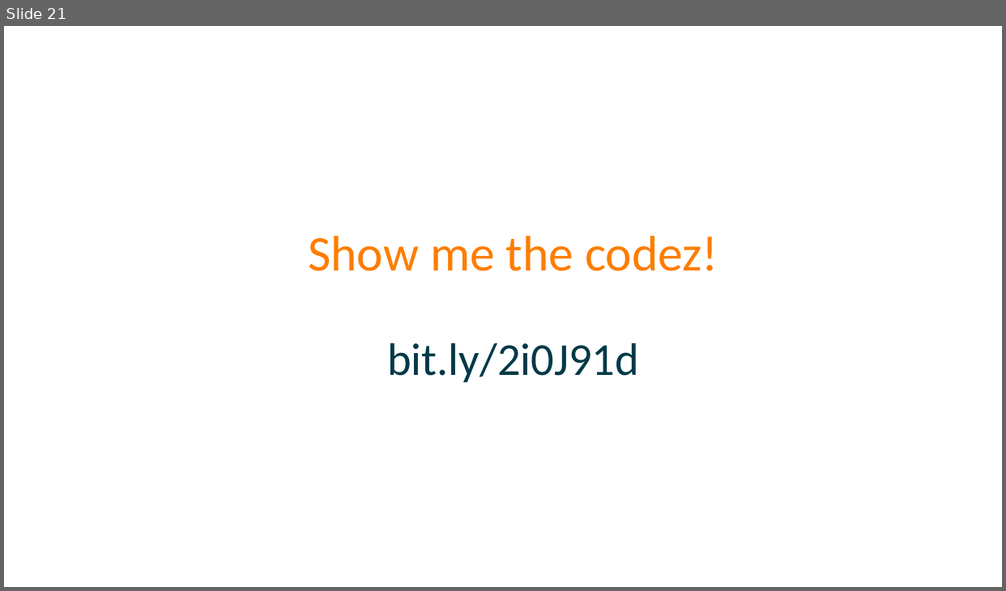
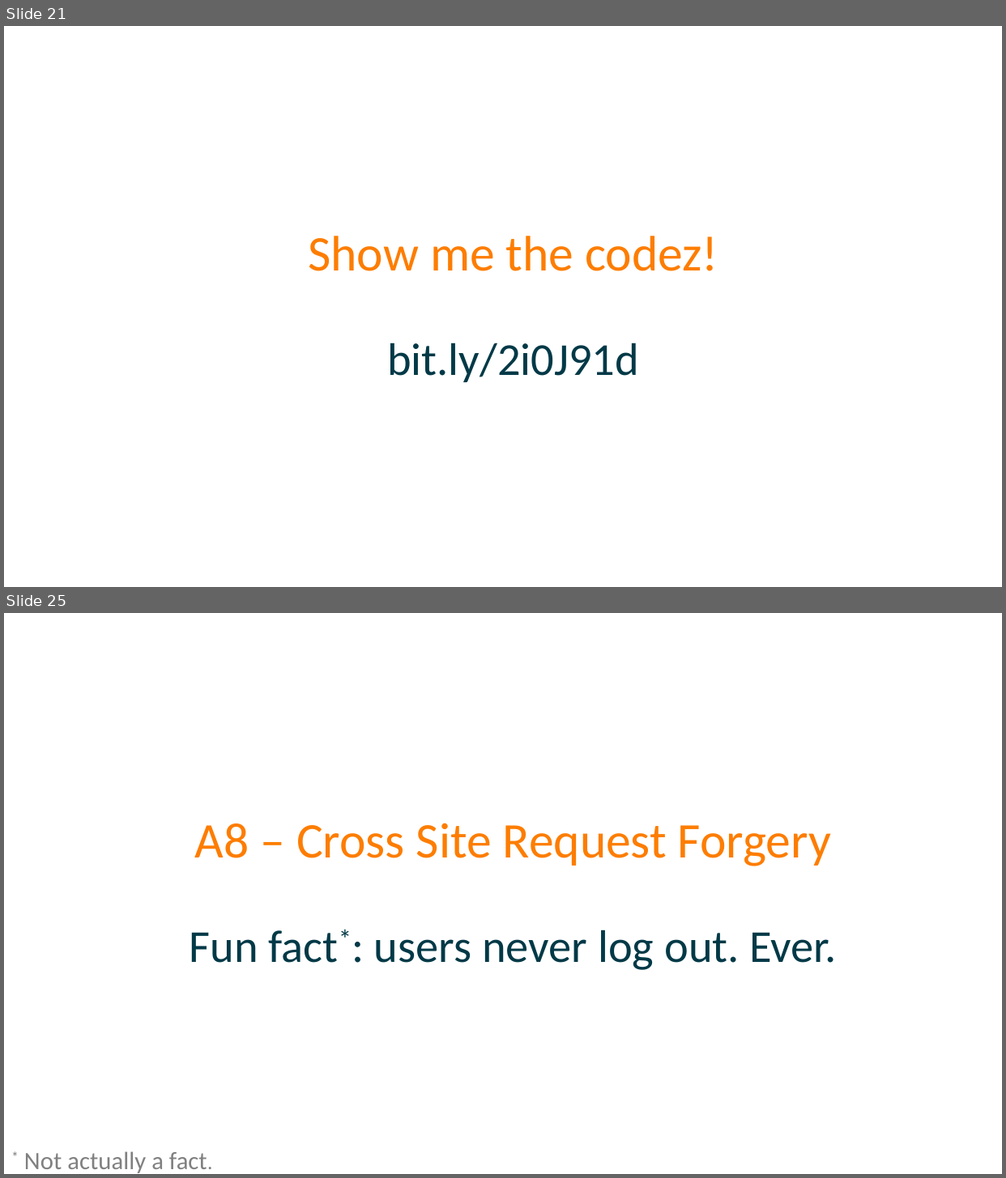
Before and after one commit to spetryjohnson/Talk---Dont-Write-Secure-Code-Design-Secure-Systems, a slide deck: Secure Systems - CodeMash 2017.pptx. Shown one above the other, each under a label of ours: slide 21 before the commit, slides 21 and 25 after it; the slides between them are not shown. The pictures are 1006x591 and 1006x1178 pixels, drawn with LibreOffice and Linux fonts; fonts in the diff are those of the drawing. Boxes give left, top, right and bottom in pixels: in the first picture for what was removed or moved away, otherwise in the second. Text is boxed around its words. In the diff, an @@ line names an element or a change of style, - is before the commit and + after.

```diff
--- a/Secure Systems - CodeMash 2017.pptx
+++ b/Secure Systems - CodeMash 2017.pptx
@@ slide 25 added at (4,613,1002,1174), background #FFFFFF @@
@@ title added at (189,823,837,970), 44 pt, text #013947 @@
+A8 – Cross Site Request Forgery
+Fun fact*: users never log out. Ever.
@@ text added at (24,1152,207,1174), 24 pt, text #808080 @@
+* Not actually a fact.
```
Also in this commit, not shown: 5 other slides added, 1 slide removed, 1 other file.
